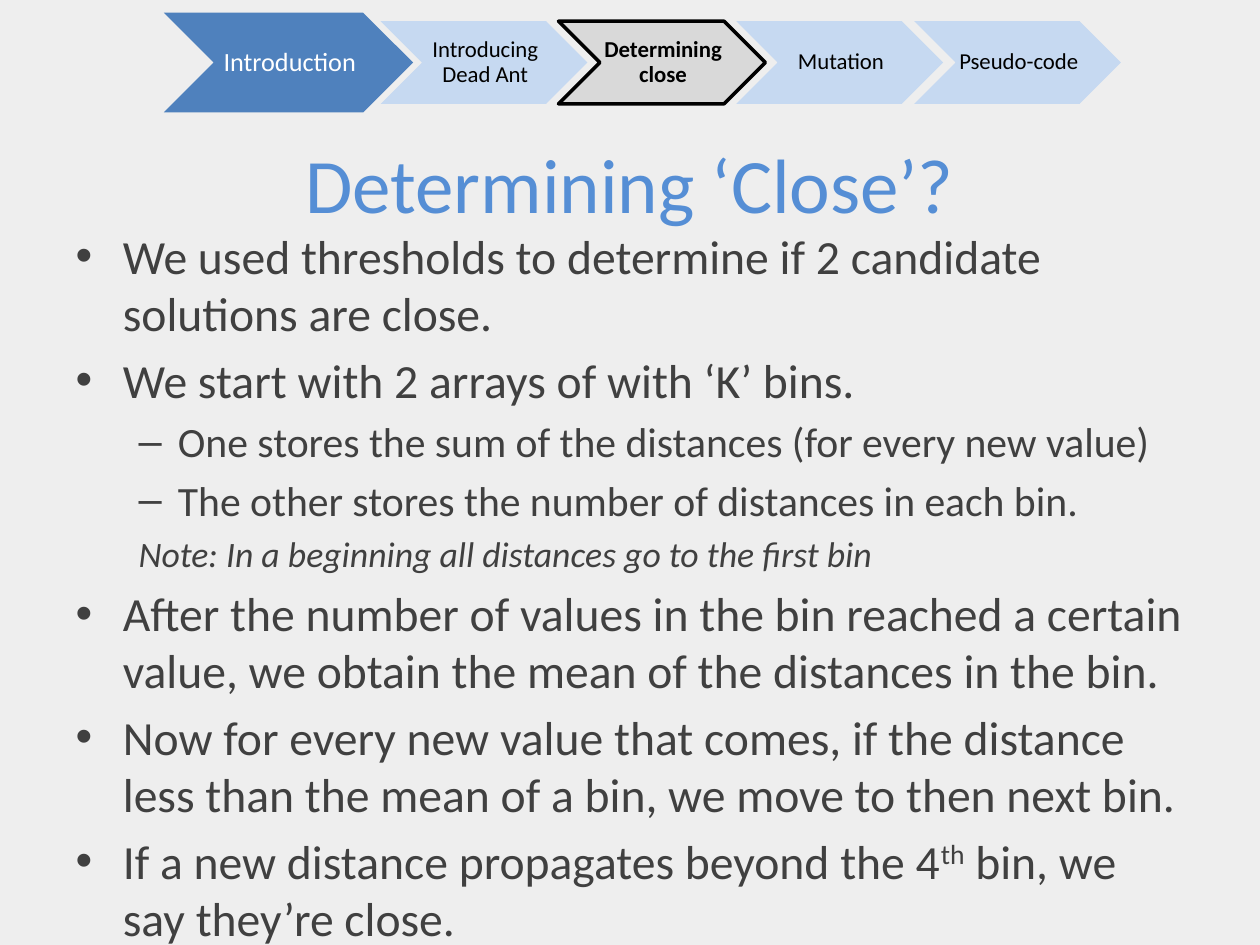
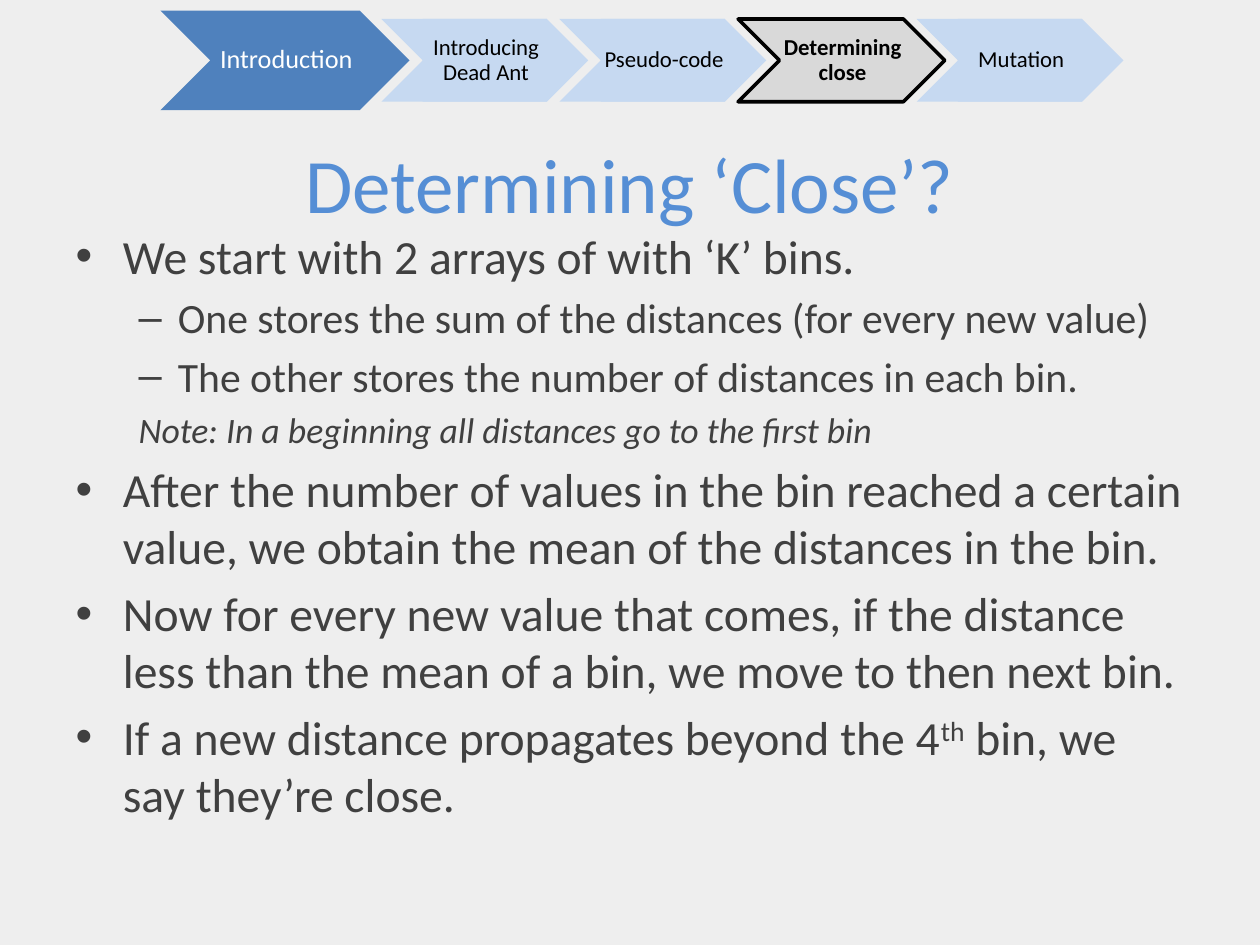
Before and after one commit to ai-se/Rahul, a slide deck: slide 5 of DEADANT/deadAnt.pptx (slide 4 before the commit). Drawn at 1260x945 pixels with LibreOffice and Linux fonts; fonts in the diff are those of the drawing. Boxes give left, top, right and bottom in pixels: in the first picture for what was removed or moved away, otherwise in the second. Text is boxed around its words. In the diff, an @@ line names an element or a change of style, - is before the commit and + after.

Commit message:
Slides Updated

```diff
--- a/DEADANT/deadAnt.pptx
+++ b/DEADANT/deadAnt.pptx
@@ chevron: place and size @@
-chevron at box(164, 13, 413, 112)
+chevron at box(160, 10, 410, 110)
@@ text "Introduction": place and size @@
-text "Introduction" at box(224, 53, 356, 71)
+text "Introduction" at box(220, 50, 352, 68)
@@ chevron at box(559, 19, 766, 102): fill #D9D9D9 to #C6D9F1; outline #000000 2 pt to none @@
@@ rectangle "Pseudo-code": place and size @@
-rectangle "Pseudo-code" at box(955, 21, 1079, 105)
+rectangle "Pseudo-code" at box(601, 19, 724, 102)
@@ chevron at box(738, 19, 945, 102): fill #C6D9F1 to #D9D9D9; outline none to #000000 2 pt @@
@@ text "Determining close": place and size @@
-text "Determining close" at box(604, 41, 721, 82)
+text "Determining close" at box(784, 39, 901, 80)
@@ rectangle "Mutation": place and size @@
-rectangle "Mutation" at box(777, 21, 901, 105)
+rectangle "Mutation" at box(958, 19, 1081, 102)
@@ text at box(123, 241, 1041, 332): paragraph removed @@
-• We used thresholds to determine if 2 candidate solutions are close.
```
Also in this commit, not shown: 7 other slides changed, 3 slides added, 1 slide removed.
